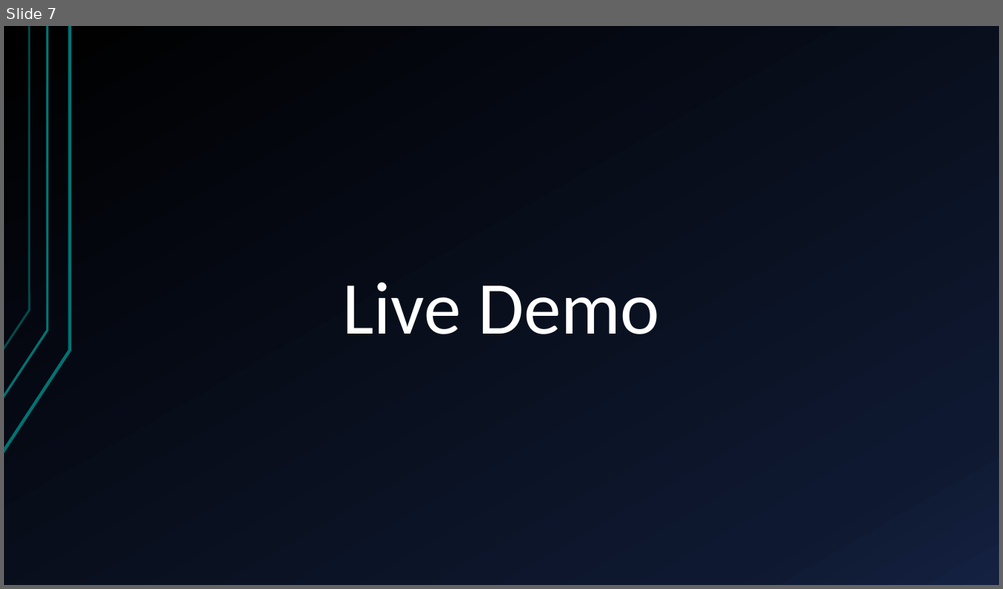
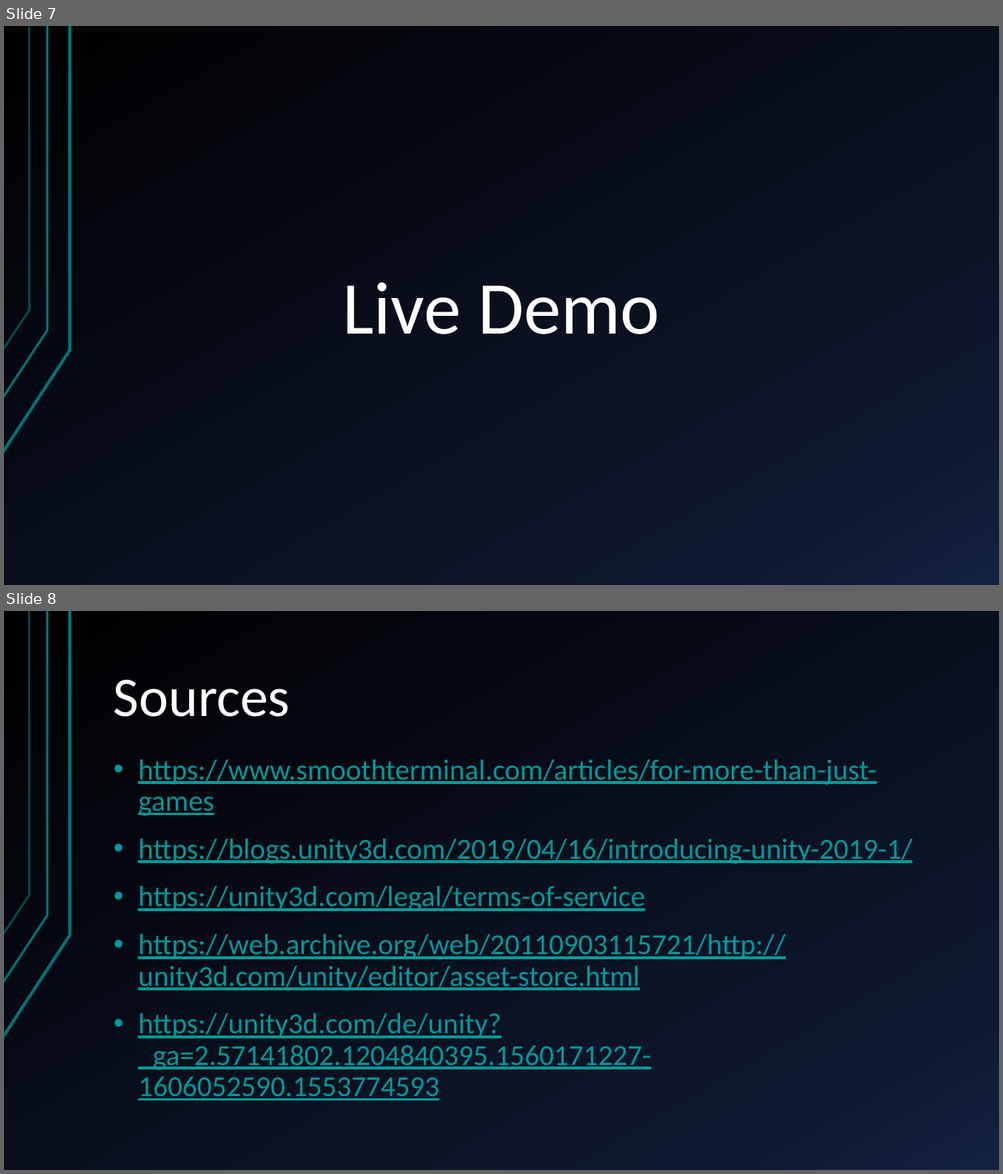
Before and after one commit to Mert-Guenduez/E-Portfolio-Unity, a slide deck: Presentation/E-Portfolio.pptx. Shown one above the other, each under a label of ours: slide 7 before the commit, slides 7 and 8 after it. The pictures are 1003x589 and 1003x1174 pixels, drawn with LibreOffice and Linux fonts; fonts in the diff are those of the drawing. Boxes give left, top, right and bottom in pixels: in the first picture for what was removed or moved away, otherwise in the second. Text is boxed around its words. In the diff, an @@ line names an element or a change of style, - is before the commit and + after.

Commit message:
Added Sources

```diff
--- a/Presentation/E-Portfolio.pptx
+++ b/Presentation/E-Portfolio.pptx
@@ slide 8 added at bbox=[4, 611, 999, 1170], background gradient #000000 to #0F1931 to #142242; not listed: 3 template elements that a slide beside it also shows @@
@@ title added at bbox=[114, 680, 290, 717], 54 pt, text #FFFFFF @@
+Sources
@@ text added at bbox=[138, 760, 912, 1101], 28 pt, text #009999, underline @@
+• https://www.smoothterminal.com/articles/for-more-than-just-games
+• https://blogs.unity3d.com/2019/04/16/introducing-unity-2019-1/
+• https://unity3d.com/legal/terms-of-service
+• https://web.archive.org/web/20110903115721/http://unity3d.com/unity/editor/asset-store.html
+• https://unity3d.com/de/unity?_ga=2.57141802.1204840395.1560171227-1606052590.1553774593
```
Also in this commit, not shown: 2 slides changed.
